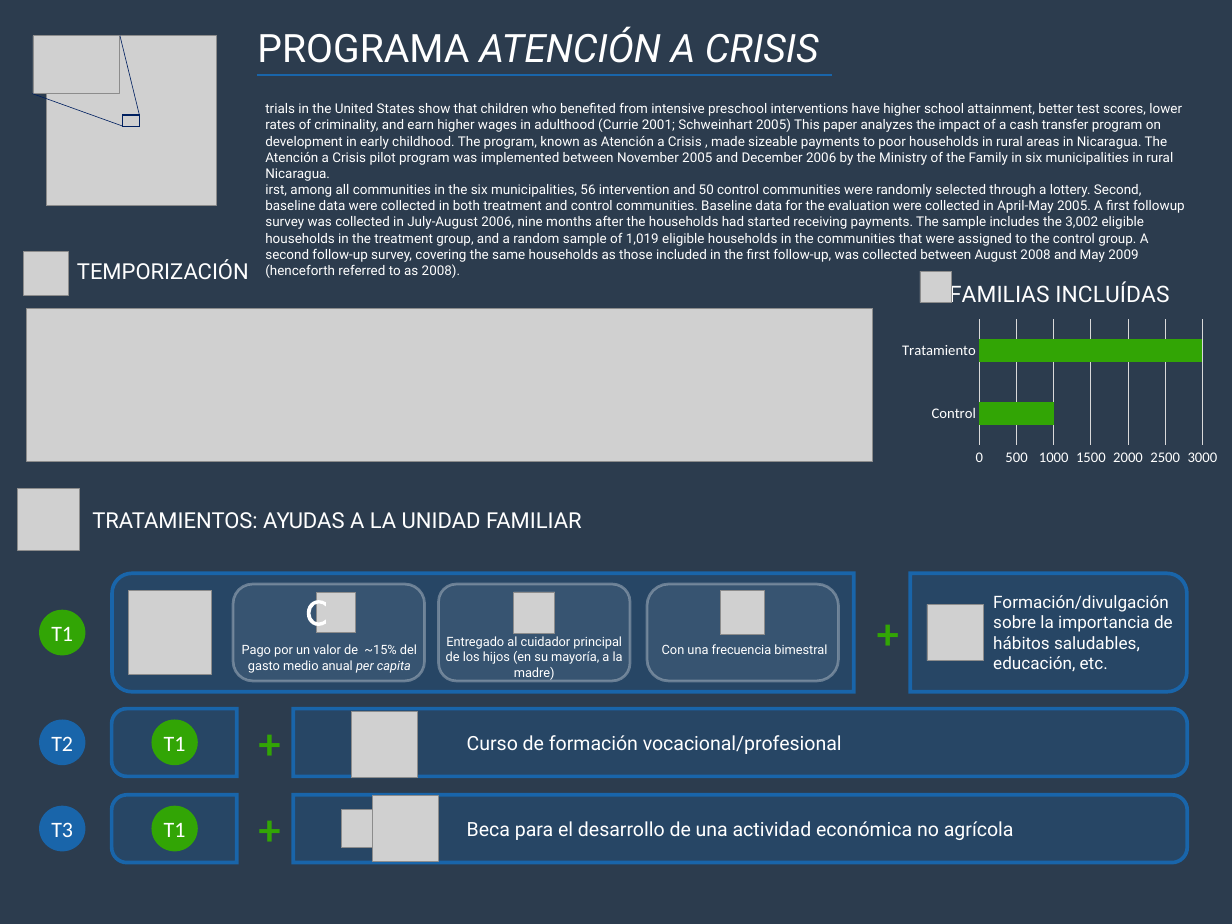
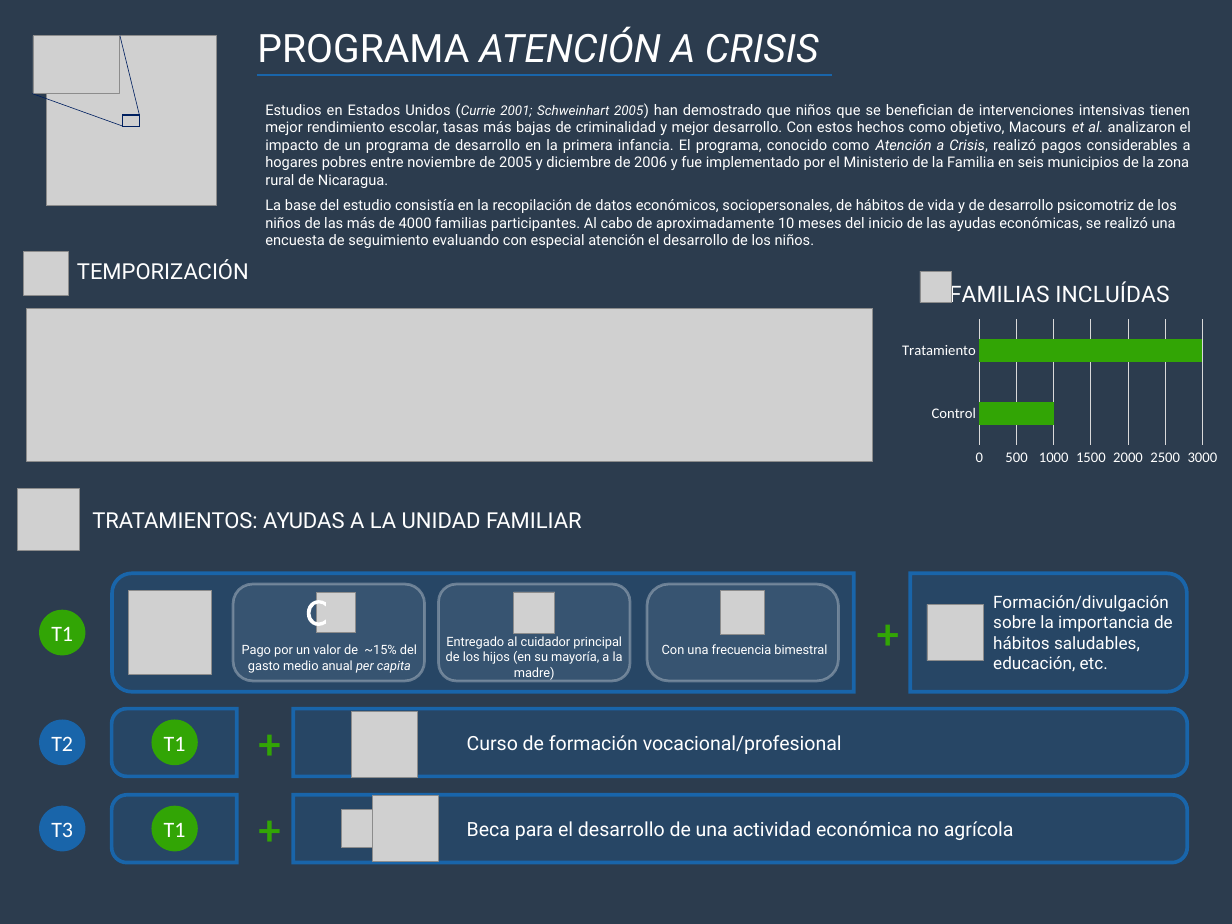
Before and after one commit to JMBorrego/CashCognitive, a slide deck: slide 1 of Nicaragua Infografia.pptx. Drawn at 1232x924 pixels with LibreOffice and Linux fonts; fonts in the diff are those of the drawing; grey boxes stand for pictures. Boxes give left, top, right and bottom in pixels: in the first picture for what was removed or moved away, otherwise in the second. Text is boxed around its words. In the diff, an @@ line names an element or a change of style, - is before the commit and + after.

```diff
--- a/Nicaragua Infografia.pptx
+++ b/Nicaragua Infografia.pptx
@@ text at (265, 104, 1191, 248): text changed; size 11 to 12 pt @@
-trials in the United States show that children who benefited from intensive preschool interventions have higher school attainment, better test scores, lower rates of criminality, and earn higher wages in adulthood (Currie 2001; Schweinhart 2005) This paper analyzes the impact of a cash transfer program on development in early childhood. The program, known as Atención a Crisis , made sizeable payments to poor households in rural areas in Nicaragua. The Atención a Crisis pilot program was implemented between November 2005 and December 2006 by the Ministry of the Family in six municipalities in rural Nicaragua.
-irst, among all communities in the six municipalities, 56 intervention and 50 control communities were randomly selected through a lottery. Second, baseline data were collected in both treatment and control communities. Baseline data for the evaluation were collected in April-May 2005. A first followup survey was collected in July-August 2006, nine months after the households had started receiving payments. The sample includes the 3,002 eligible households in the treatment group, and a random sample of 1,019 eligible households in the communities that were assigned to the control group. A second follow-up survey, covering the same households as those included in the first follow-up, was collected between August 2008 and May 2009 (henceforth referred to as 2008).
+Estudios en Estados Unidos (Currie 2001; Schweinhart 2005) han demostrado que niños que se benefician de intervenciones intensivas tienen mejor rendimiento escolar, tasas más bajas de criminalidad y mejor desarrollo. Con estos hechos como objetivo, Macours et al. analizaron el impacto de un programa de desarrollo en la primera infancia. El programa, conocido como Atención a Crisis, realizó pagos considerables a hogares pobres entre noviembre de 2005 y diciembre de 2006 y fue implementado por el Ministerio de la Familia en seis municipios de la zona rural de Nicaragua.
+La base del estudio consistía en la recopilación de datos económicos, sociopersonales, de hábitos de vida y de desarrollo psicomotriz de los niños de las más de 4000 familias participantes. Al cabo de aproximadamente 10 meses del inicio de las ayudas económicas, se realizó una encuesta de seguimiento evaluando con especial atención el desarrollo de los niños.
```
Also in this commit, not shown: 1 other slide changed.
